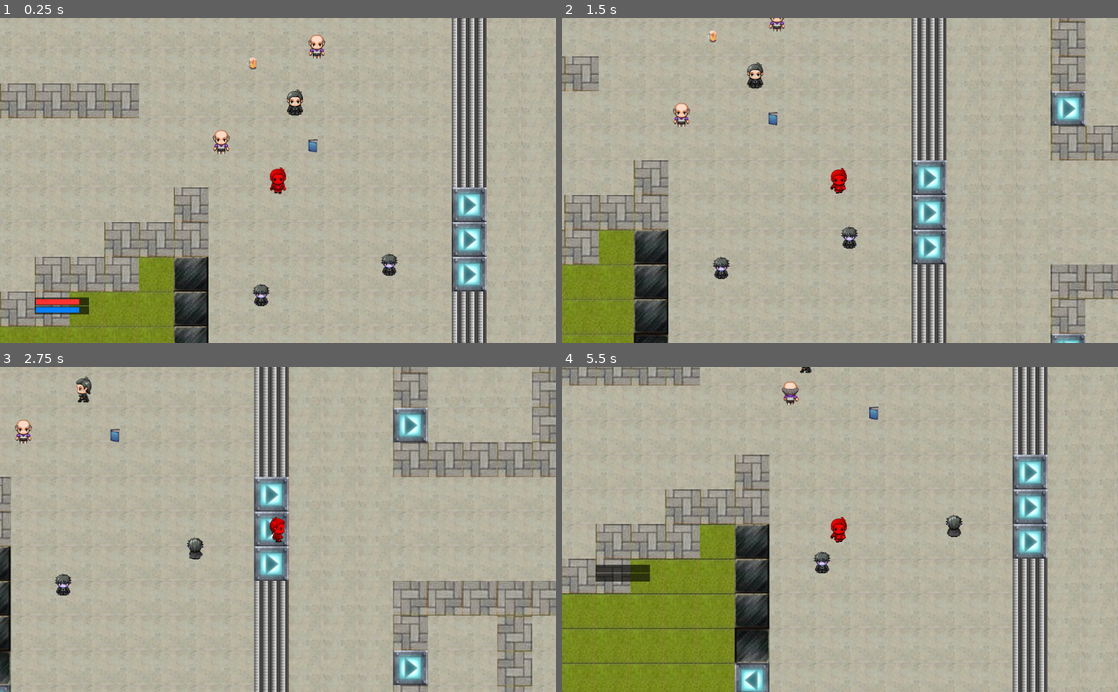
Above: before the commit, frames 1-4 (two rows, left to right).
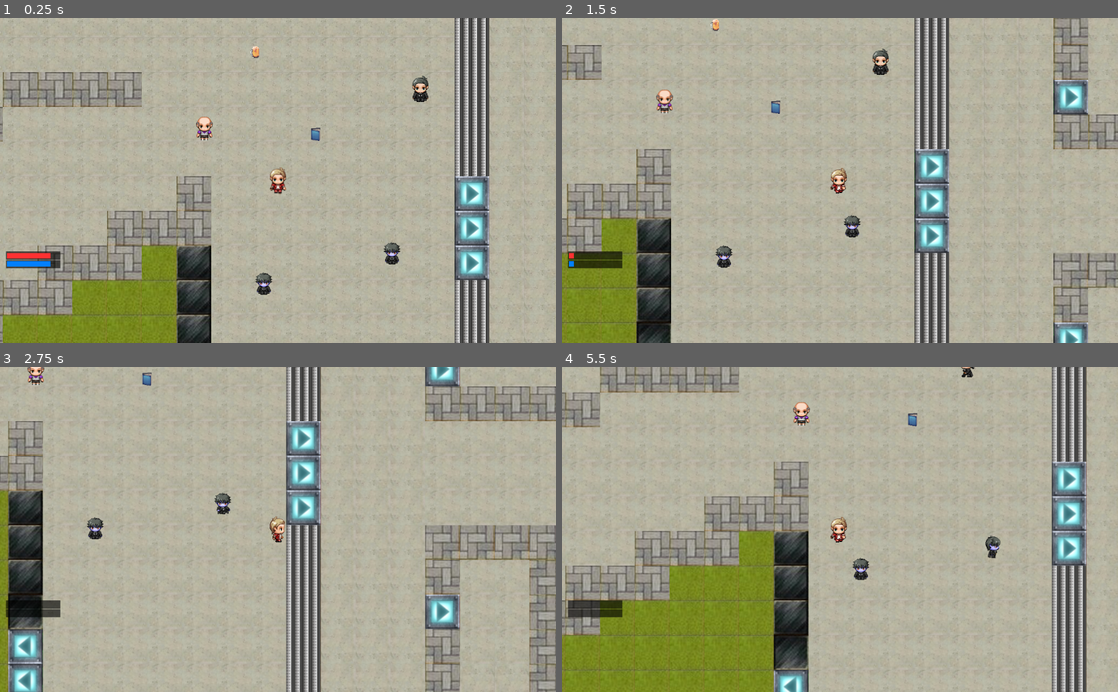
Above: after the commit, the same moments.

Repository: anamarisamacedo/FEUP-DJCO-PP
Game: Godot game, scene res://MainScene.tscn
Two runs of this game, one before a commit and one after it. Both use one fixed random seed, a clock stepped at 60 frames per second and the inputs below.
Inputs:
- Up to frame 1 (0.25 s): no input
- Up to frame 2 (1.5 s): tap Enter at 0.5 s; hold Right (move_right) 0.53-1.28 s; hold Space (interact) 0.53-1.28 s; hold Down (move_down) from 1.28 s (still down); tap B at 1.35 s
- Up to frame 3 (2.75 s): release Down (move_down) at 2.03 s; hold Right (move_right) from 2.03 s (still down); hold Space (interact) from 2.03 s (still down)
- Up to frame 4 (5.5 s): release Right (move_right) at 2.78 s; release Space (interact) at 2.78 s; hold Up (move_up) 2.78-3.53 s; tap B at 2.85, 4.35 s; hold Space (interact) 3.53-4.28 s; hold Left (move_left) 3.53-5.03 s; hold Down (move_down) from 5.03 s (still down); hold Space (interact) from 5.03 s (still down)

The runs differ from the first frame. In frame 1, 18% of the frame differs, in the area x 0-100%, y 0-100%; in frame 2, 18%; in frame 3, 33%; in frame 4, 30%.

Commit message:
Solved red + fixed bars

Diff:
--- a/How To Survive MIEIC/GUI/SocialXP.gd
+++ b/How To Survive MIEIC/GUI/SocialXP.gd
@@ -1,5 +1,4 @@
 extends ColorRect
-
 
 func _on_Player_player_stats_changed(var player):
 	$Bar.rect_size.x = 95 * player.curSocial / 100
--- a/How To Survive MIEIC/MainScene.tscn
+++ b/How To Survive MIEIC/MainScene.tscn
@@ -35,60 +35,9 @@
 format = 1
 tile_data = PoolIntArray( -1769465, -1610612727, 0, -1769464, -1610612727, 0, -1769463, -1610612726, 0, -1769462, -1610 …(94176 unchanged characters)…
 
-[node name="NPC_Praxis" parent="." instance=ExtResource( 4 )]
-position = Vector2( 160, -24 )
-
-[node name="Player" parent="." instance=ExtResource( 1 )]
-position = Vector2( 128, 120 )
-
 [node name="CameraFollow" type="Camera2D" parent="."]
 current = true
 script = ExtResource( 3 )
-
-[node name="Beer" parent="." instance=ExtResource( 5 )]
-position = Vector2( 80, -96 )
-
-[node name="StudyXP" type="ColorRect" parent="."]
-margin_left = -320.0
-margin_top = 336.0
-margin_right = -220.0
-margin_bottom = 351.0
-color = Color( 0, 0, 0, 0.627451 )
-script = ExtResource( 11 )
-__meta__ = {
-"_edit_use_anchors_": false
-}
-
-[node name="Bar" type="ColorRect" parent="StudyXP"]
-margin_left = 2.0
-margin_top = 2.5
-margin_right = 97.0
-margin_bottom = 12.5
-color = Color( 1, 0.196078, 0.196078, 1 )
-__meta__ = {
-"_edit_use_anchors_": false
-}
-
-[node name="SocialXP" type="ColorRect" parent="."]
-margin_left = -320.0
-margin_top = 352.0
-margin_right = -220.0
-margin_bottom = 367.0
-color = Color( 0, 0, 0, 0.627451 )
-script = ExtResource( 12 )
-__meta__ = {
-"_edit_use_anchors_": false
-}
-
-[node name="Bar" type="ColorRect" parent="SocialXP"]
-margin_left = 2.0
-margin_top = 2.0
-margin_right = 97.0
-margin_bottom = 12.0
-color = Color( 0.0117647, 0.501961, 1, 1 )
-__meta__ = {
-"_edit_use_anchors_": false
-}
 
 [node name="CanvasLayer" type="CanvasLayer" parent="."]
 
@@ -96,7 +45,8 @@
 modulate = Color( 1, 1, 1, 0 )
 margin_right = 300.0
 margin_bottom = 180.0
-color = Color( 0.54902, 0, 0, 0.317647 )
+mouse_filter = 2
+color = Color( 0.537255, 0, 0, 1 )
 __meta__ = {
 "_edit_use_anchors_": false
 }
@@ -117,22 +67,73 @@
 [node name="AnimationPlayer" type="AnimationPlayer" parent="CanvasLayer/Game Over"]
 "anims/Game Over" = SubResource( 1 )
 
-[node name="NPC_Professor" parent="." instance=ExtResource( 13 )]
-position = Vector2( 24, 48 )
+[node name="SocialXP" type="ColorRect" parent="CanvasLayer"]
+margin_left = 10.926
+margin_top = 446.752
+margin_right = 110.926
+margin_bottom = 461.752
+color = Color( 0, 0, 0, 0.627451 )
+script = ExtResource( 12 )
+__meta__ = {
+"_edit_use_anchors_": false
+}
+
+[node name="Bar" type="ColorRect" parent="CanvasLayer/SocialXP"]
+margin_left = 2.0
+margin_top = 2.0
+margin_right = 97.0
+margin_bottom = 12.0
+color = Color( 0.0117647, 0.501961, 1, 1 )
+__meta__ = {
+"_edit_use_anchors_": false
+}
+
+[node name="StudyXP" type="ColorRect" parent="CanvasLayer"]
+margin_left = 10.926
+margin_top = 430.752
+margin_right = 110.926
+margin_bottom = 445.752
+color = Color( 0, 0, 0, 0.627451 )
+script = ExtResource( 11 )
+__meta__ = {
+"_edit_use_anchors_": false
+}
+
+[node name="Bar" type="ColorRect" parent="CanvasLayer/StudyXP"]
+margin_left = 2.0
+margin_top = 2.5
+margin_right = 97.0
+margin_bottom = 12.5
+color = Color( 1, 0.196078, 0.196078, 1 )
+__meta__ = {
+"_edit_use_anchors_": false
+}
+
+[node name="Player" parent="." instance=ExtResource( 1 )]
+position = Vector2( 123, 141 )
+
+[node name="NPC_Praxis" parent="." instance=ExtResource( 4 )]
+position = Vector2( 386, -28 )
 
 [node name="NPC_Praxis2" parent="." instance=ExtResource( 4 )]
 position = Vector2( 24, -224 )
 
+[node name="NPC_Professor" parent="." instance=ExtResource( 13 )]
+position = Vector2( -12, 44 )
+
 [node name="NPC_Professor2" parent="." instance=ExtResource( 13 )]
-position = Vector2( 200, -128 )
-
-[node name="Book" parent="." instance=ExtResource( 14 )]
-position = Vector2( 192, 56 )
+position = Vector2( 279, -253 )
 
 [node name="Zombie" parent="." instance=ExtResource( 6 )]
 position = Vector2( 333.5, 275.276 )
 
 [node name="Zombie2" parent="." instance=ExtResource( 6 )]
 position = Vector2( 97.5, 331.276 )
-[connection signal="player_stats_changed" from="Player" to="SocialXP" method="_on_Player_player_stats_changed"]
-[connection signal="player_stats_changed" from="Player" to="StudyXP" method="_on_Player_player_stats_changed"]
+
+[node name="Beer" parent="." instance=ExtResource( 5 )]
+position = Vector2( 80, -96 )
+
+[node name="Book" parent="." instance=ExtResource( 14 )]
+position = Vector2( 192, 56 )
+[connection signal="player_stats_changed" from="Player" to="CanvasLayer/StudyXP" method="_on_Player_player_stats_changed"]
+[connection signal="player_stats_changed" from="Player" to="CanvasLayer/SocialXP" method="_on_Player_player_stats_changed"]
--- a/How To Survive MIEIC/NPC_Praxis.gd
+++ b/How To Survive MIEIC/NPC_Praxis.gd
@@ -191,7 +191,7 @@
 
 func _on_Timer_timeout():
 	var random_number = rng.randf()
-	if random_number < 0.005:
+	if random_number < 0.01:
 		direction = Vector2.ZERO
 	elif random_number < 0.1:
 		direction = Vector2.DOWN.rotated(rng.randf() * 2 * PI)
--- a/How To Survive MIEIC/NPC_Professor.gd
+++ b/How To Survive MIEIC/NPC_Professor.gd
@@ -160,6 +160,7 @@
 
 	animates_professor(direction)
 
+
 func get_animation_direction(direction: Vector2):
 	var norm_direction = direction.normalized()
 	if norm_direction.y >= 0.707:
@@ -188,7 +189,11 @@
 
 func _on_Timer_timeout():
 	var random_number = rng.randf()
-	if random_number < 0.005:
+	if random_number < 0.01:
 		direction = Vector2.ZERO
 	elif random_number < 0.1:
 		direction = Vector2.DOWN.rotated(rng.randf() * 2 * PI)
+
+	# Update bounce countdown
+	if bounce_countdown > 0:
+		bounce_countdown = bounce_countdown - 1
--- a/How To Survive MIEIC/Player.gd
+++ b/How To Survive MIEIC/Player.gd
@@ -102,22 +102,12 @@
 			target.collider.talk()
 			return
 
-	#if event.is_action_pressed("attack"):
-	# Check if player can attack
-		#var now = OS.get_ticks_msec()
-		#if now >= next_attack_time:
-			# Play attack animation
-			#attack_playing = true
-			#var animation = get_animation_direction(last_direction) + "_attack"
-			#$Sprite.play(animation)
-			# Add cooldown time to current time
-			#next_attack_time = now + attack_cooldown_time
-
 func hit(damage):
 	health -= damage
 	emit_signal("player_stats_changed", self)
 	if health <= 0:
-		pass
+		set_process(false)
+		$AnimationPlayer.play("Game Over")
 	else:
 		$AnimationPlayer.play("Hit")
 
--- a/How To Survive MIEIC/Player.tscn
+++ b/How To Survive MIEIC/Player.tscn
@@ -18,9 +18,9 @@
 
 [sub_resource type="SpriteFrames" id=1]
 animations = [ {
-"frames": [ ExtResource( 4 ), ExtResource( 11 ) ],
+"frames": [ ExtResource( 7 ), ExtResource( 12 ) ],
 "loop": true,
-"name": "MoveRight",
+"name": "MoveLeft",
 "speed": 5.0
 }, {
 "frames": [ ExtResource( 9 ), ExtResource( 3 ) ],
@@ -28,9 +28,9 @@
 "name": "MoveUp",
 "speed": 5.0
 }, {
-"frames": [ ExtResource( 7 ), ExtResource( 12 ) ],
+"frames": [ ExtResource( 4 ), ExtResource( 11 ) ],
 "loop": true,
-"name": "MoveLeft",
+"name": "MoveRight",
 "speed": 5.0
 }, {
 "frames": [ ExtResource( 13 ), ExtResource( 5 ) ],
@@ -59,12 +59,11 @@
 "speed": 5.0
 } ]
 
-[sub_resource type="CapsuleShape2D" id=2]
+[sub_resource type="CapsuleShape2D" id=3]
 radius = 10.3735
 height = 24.5827
 
-[sub_resource type="Animation" id=3]
-resource_name = "ShowDialogue"
+[sub_resource type="Animation" id=4]
 tracks/0/type = "value"
 tracks/0/path = NodePath("ColorRect/Dialogue:percent_visible")
 tracks/0/interp = 1
@@ -110,14 +109,13 @@
 script = ExtResource( 2 )
 
 [node name="AnimatedSprite" type="AnimatedSprite" parent="."]
-modulate = Color( 1, 0, 0, 1 )
 frames = SubResource( 1 )
 animation = "IdleDown"
 playing = true
 
 [node name="CollisionShape2D" type="CollisionShape2D" parent="."]
 scale = Vector2( 1.4, 1.1 )
-shape = SubResource( 2 )
+shape = SubResource( 3 )
 
 [node name="RayCast2D" type="RayCast2D" parent="."]
 enabled = true
@@ -190,8 +188,8 @@
 }
 
 [node name="AnimationPlayer" type="AnimationPlayer" parent="CanvasLayer/DialoguePopup"]
-anims/ShowDialogue = SubResource( 3 )
+anims/ShowDialogue = SubResource( 4 )
 
 [node name="AnimationPlayer" type="AnimationPlayer" parent="."]
-anims/Hit = SubResource( 4 )
+anims/Hit = SubResource( 5 )
 [connection signal="animation_finished" from="CanvasLayer/DialoguePopup/AnimationPlayer" to="CanvasLayer/DialoguePopup" method="_on_AnimationPlayer_animation_finished"]
--- a/How To Survive MIEIC/Zombie.tscn
+++ b/How To Survive MIEIC/Zombie.tscn
@@ -181,7 +181,6 @@
 
 [node name="RayCast2D" type="RayCast2D" parent="."]
 enabled = true
-cast_to = Vector2( 0, 50 )
 [connection signal="animation_finished" from="AnimatedSprite" to="." method="_on_AnimatedSprite_animation_finished"]
 [connection signal="frame_changed" from="AnimatedSprite" to="." method="_on_AnimatedSprite_frame_changed"]
 [connection signal="timeout" from="Timer" to="." method="_on_Timer_timeout"]
Not shown: 3 places in How To Survive MIEIC/NPC_Professor.tscn that only renumber resources
Not shown: 1 places in How To Survive MIEIC/Player.tscn that only renumber resources
Not shown: 3 places in How To Survive MIEIC/Zombie.tscn that only renumber resources
